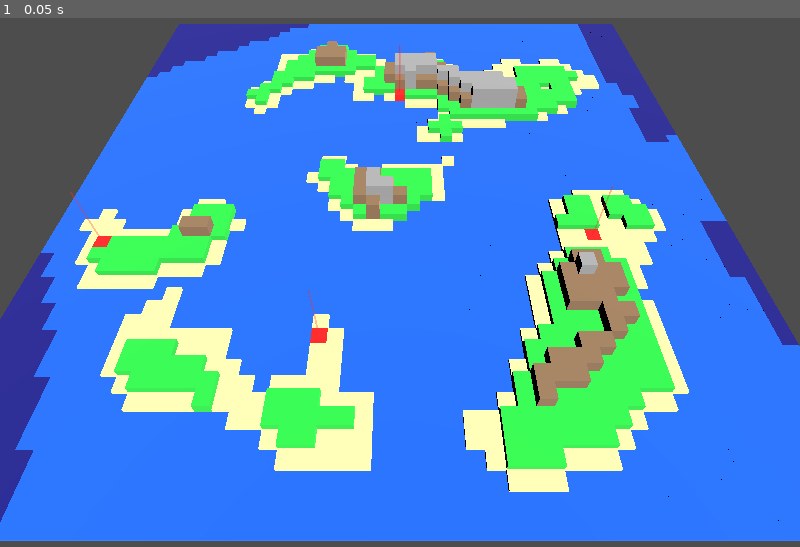
Above: before the commit, frame 1.
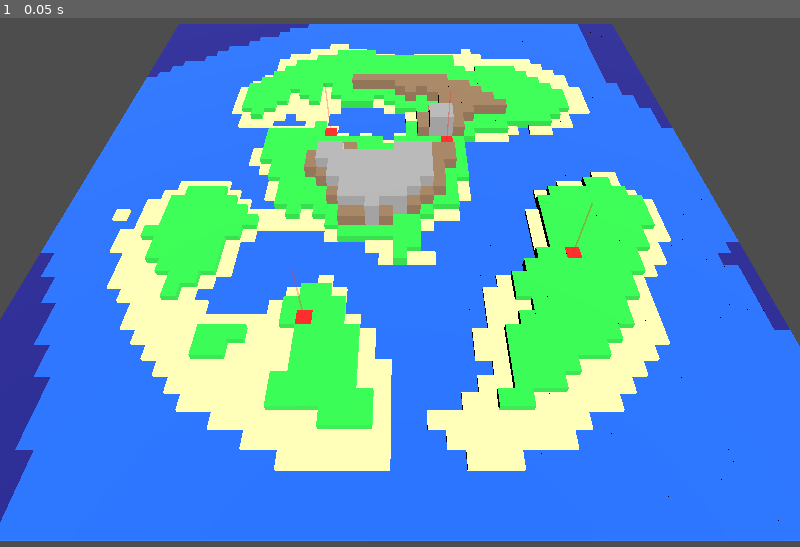
Above: after the commit, the same moment.

Repository: Latheror/VillageWar
Game: Godot game, scene res://main.tscn
Same seed, same stepped clock (60 frames per second), same inputs: the game is played once before the commit and once after it.
Inputs:
- Up to frame 1 (0.05 s): no input

The runs differ from the first frame. In frame 1, 29% of the frame differs, in the area x 4-100%, y 3-90%.

Commit message:
Update constants.

Diff:
--- a/constants.gd
+++ b/constants.gd
@@ -9,10 +9,10 @@
 const SHAPE_OCTAVES: int = 3
 const WARP_FREQ: float = 0.1
 const WARP_STRENGTH: float = 2.5
-const LAND_THRESHOLD: float = 0.0
+const LAND_THRESHOLD: float = -0.3
 
 # --- Edge safety ---
-const EDGE_POWER: float = 6.0
+const EDGE_POWER: float = 2.0
 
 # --- Height ---
 const BASE_HEIGHT: float = 10.0
